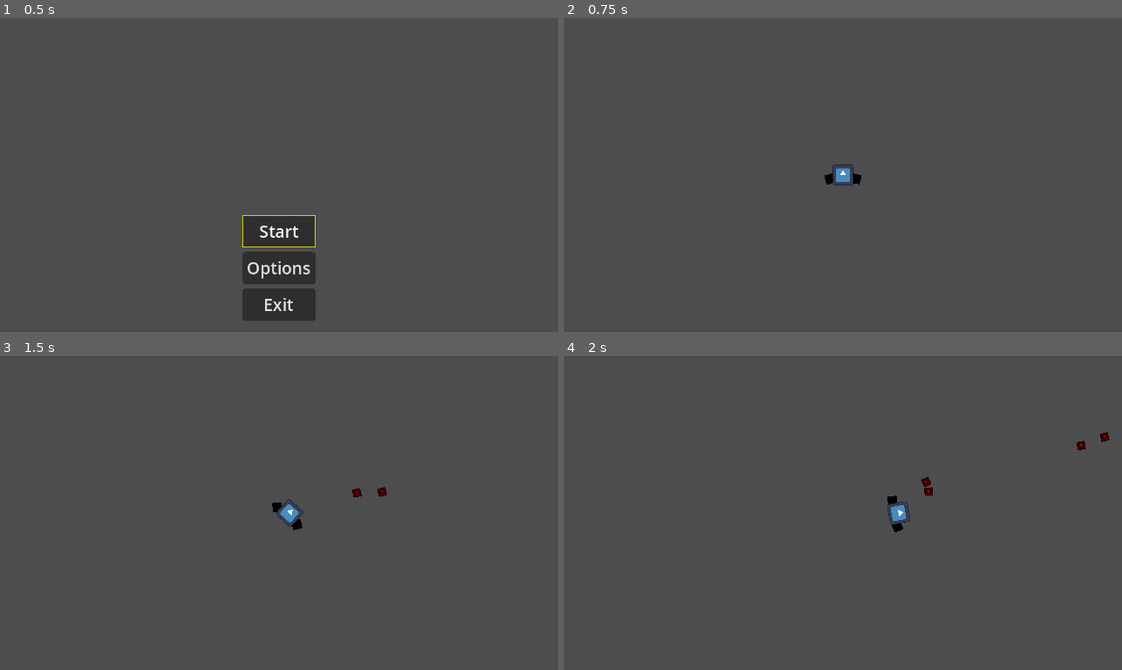
Above: before the commit, frames 1-4 (two rows, left to right).
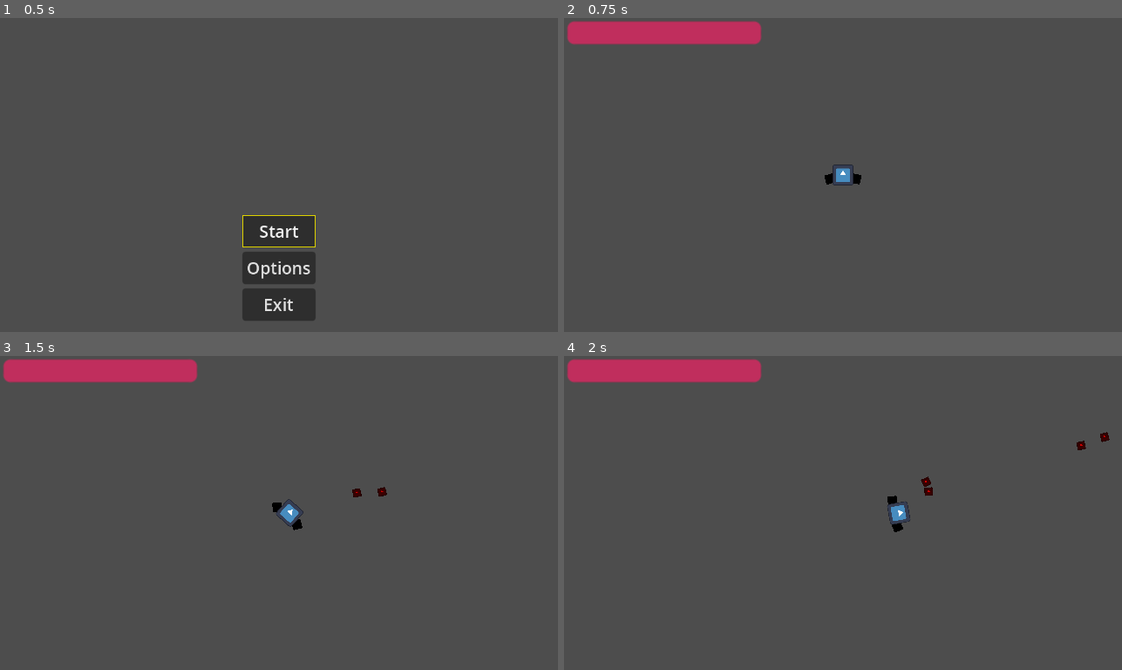
Above: after the commit, the same moments.

Repository: SylmarDev/Its-Spreading
Game: Godot game, scene res://Scenes/MainMenu.tscn
Two runs of this game, one before a commit and one after it. Both use one fixed random seed, a clock stepped at 60 frames per second and the inputs below. The engine's default icon, where the game draws it, is replaced by a stand-in: a white triangle on a blue panel in a dark square.
Inputs (mouse positions are in pixels of both pictures, inside the frame that each line leads up to):
- Up to frame 1 (0.5 s): no input
- Up to frame 2 (0.75 s): click "Start" at 0.5 s
- Up to frame 3 (1.5 s): tap Enter at 1.25 s; move the mouse to (401, 497) at 1.27 s; press the mouse at (401, 497) at 1.28 s; hold D (right) from 1.28 s (still down)
- Up to frame 4 (2 s): keep holding D (right)

Frame 1 is identical in both runs. In frame 2, 2.7% of the frame differs, in the area x 0-36%, y 0-9%; in frame 3, 2.7%; in frame 4, 2.7%.

Commit message:
Player health

Diff:
--- a/Art/UI/MainMenu.tres
+++ b/Art/UI/MainMenu.tres
@@ -11,6 +11,14 @@
 [sub_resource type="StyleBoxFlat" id="StyleBoxFlat_1jbe7"]
 bg_color = Color(0.32549, 0.643137, 0.784314, 1)
 
+[sub_resource type="StyleBoxFlat" id="StyleBoxFlat_wir4b"]
+bg_color = Color(0.752941, 0.180392, 0.364706, 1)
+corner_radius_top_left = 4
+corner_radius_top_right = 4
+corner_radius_bottom_right = 4
+corner_radius_bottom_left = 4
+
 [resource]
 Button/styles/focus = SubResource("StyleBoxFlat_7bnd5")
 Panel/styles/panel = SubResource("StyleBoxFlat_1jbe7")
+ProgressBar/styles/fill = SubResource("StyleBoxFlat_wir4b")
--- a/Scenes/Map.tscn
+++ b/Scenes/Map.tscn
@@ -1,9 +1,10 @@
-[gd_scene load_steps=7 format=3 uid="uid://dci5eckwmtjeu"]
+[gd_scene load_steps=8 format=3 uid="uid://dci5eckwmtjeu"]
 
 [ext_resource type="Script" path="res://Scripts/Map.gd" id="1_c3sva"]
 [ext_resource type="PackedScene" uid="uid://ck2k1mk36x578" path="res://Scenes/Player.tscn" id="1_gcw1n"]
 [ext_resource type="Script" path="res://Scripts/RotMap.gd" id="3_30lau"]
 [ext_resource type="AudioStream" uid="uid://4dms7aw2lpl4" path="res://Sounds/beans_texture.mp3" id="4_p1ay6"]
+[ext_resource type="Theme" uid="uid://dhqrhfql4mvym" path="res://Art/UI/MainMenu.tres" id="5_db17u"]
 
 [sub_resource type="RectangleShape2D" id="RectangleShape2D_t2b7o"]
 size = Vector2(2556, 1436)
@@ -63,3 +64,14 @@
 [node name="AudioStreamPlayer" type="AudioStreamPlayer" parent="RotMap"]
 stream = ExtResource("4_p1ay6")
 volume_db = 1.0
+
+[node name="CanvasLayer" type="CanvasLayer" parent="."]
+
+[node name="ProgressBar" type="ProgressBar" parent="CanvasLayer"]
+offset_left = 2.0
+offset_top = 2.0
+offset_right = 113.0
+offset_bottom = 15.0
+theme = ExtResource("5_db17u")
+value = 100.0
+show_percentage = false
--- a/Scenes/Player.tscn
+++ b/Scenes/Player.tscn
@@ -33,6 +33,7 @@
 startPos = Vector2(-10, 3)
 
 [node name="Hearing" type="Area2D" parent="."]
+visible = false
 
 [node name="CollisionShape2D" type="CollisionShape2D" parent="Hearing"]
 shape = SubResource("CircleShape2D_pyrgb")
--- a/Scenes/Rot.tscn
+++ b/Scenes/Rot.tscn
@@ -11,3 +11,5 @@
 [node name="CollisionShape2D" type="CollisionShape2D" parent="."]
 shape = SubResource("RectangleShape2D_2i5ta")
 debug_color = Color(0.317647, 0.623529, 0, 0.419608)
+
+[connection signal="body_entered" from="." to="." method="_on_body_entered"]
--- a/Scripts/Player.gd
+++ b/Scripts/Player.gd
@@ -13,6 +13,11 @@
 
 var shipAngleTo: float = 0.0
 var turnSpeed: float = 0.05 # float between 0 and 1 iirc
+
+var MAX_HEALTH = 100.0
+var health = 100.0
+
+var healthbar
 
 func _physics_process(delta):
 	axis = get_input()
@@ -67,3 +72,21 @@
 		if (area.has_method("isRot")):
 			rotCount += 1
 	return rotCount
+
+func getHealth() -> float:
+	return health
+
+func hurt(damage: float) -> void:
+	health -= damage
+	# update healthbar
+	if healthbar == null:
+		healthbar = get_node("../CanvasLayer/ProgressBar")
+		healthbar.max_value = MAX_HEALTH
+
+	healthbar.value = health
+	if health <= 0:
+		die()
+
+
+func die() -> void:
+	get_tree().change_scene_to_file("res://Scenes/MainMenu.tscn")
--- a/Scripts/Rot.gd
+++ b/Scripts/Rot.gd
@@ -24,3 +24,7 @@
 
 func isRot() -> bool:
 	return true
+
+func _on_body_entered(body):
+	if body.name == "Player":
+		body.hurt(0.2) # 2 for now
Not shown: 1 places in Art/UI/MainMenu.tres that only renumber resources
